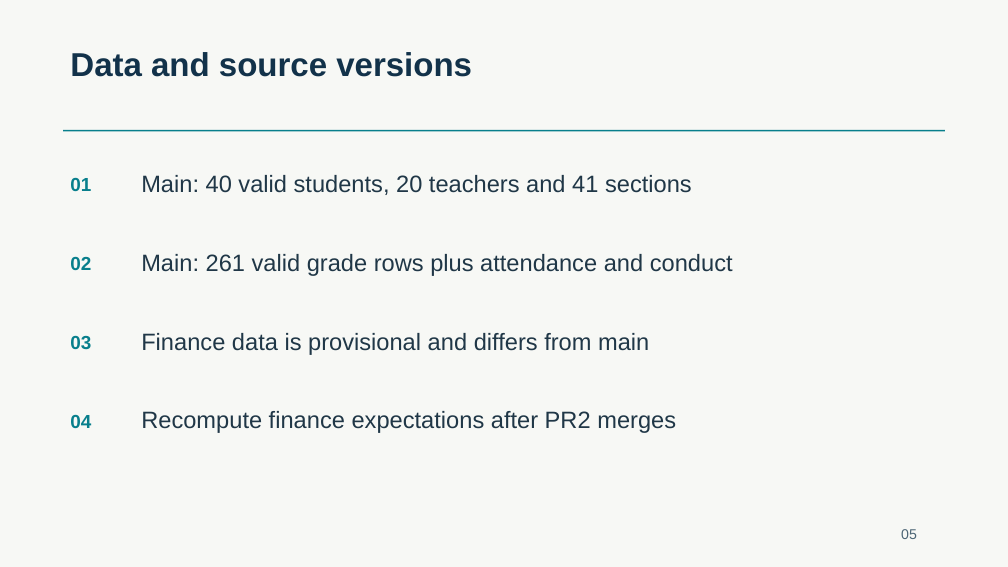
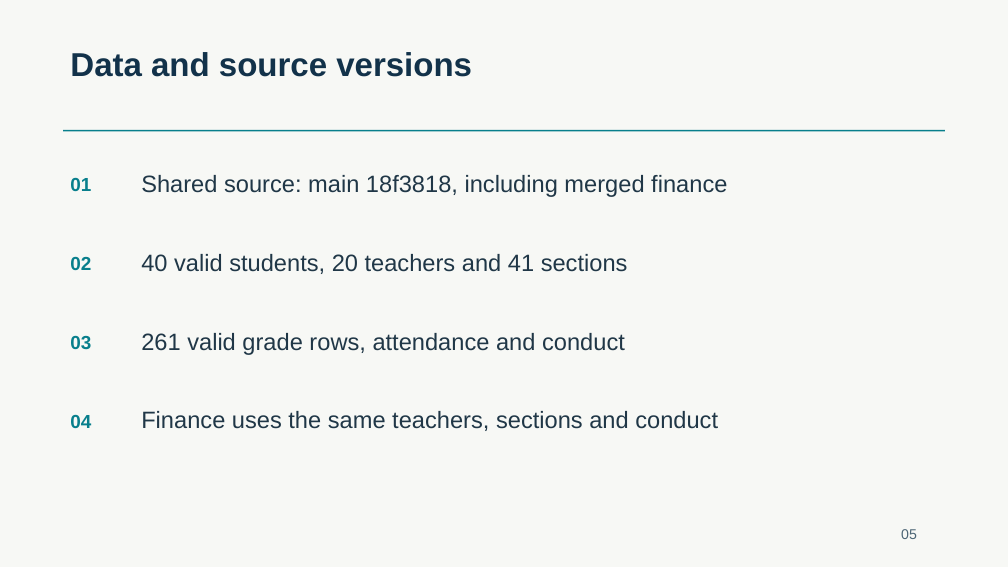
Before and after one commit to HaHiepThanh/mcp-ts, a slide deck: slide 5 of phase2/runs/khoa/MCP-TS-SDK-phase2.pptx. Drawn at 1008x567 pixels with LibreOffice and Linux fonts; fonts in the diff are those of the drawing. Boxes give left, top, right and bottom in pixels: in the first picture for what was removed or moved away, otherwise in the second. Text is boxed around its words. In the diff, an @@ line names an element or a change of style, - is before the commit and + after.

Commit message:
fix(phase2): finish Khoa review on shared finance dataset

```diff
--- a/phase2/runs/khoa/MCP-TS-SDK-phase2.pptx
+++ b/phase2/runs/khoa/MCP-TS-SDK-phase2.pptx
@@ text at [141, 175, 727, 197]: text changed @@
-Main: 40 valid students, 20 teachers and 41 sections
+Shared source: main 18f3818, including merged finance
@@ text at [141, 254, 628, 274]: text changed @@
-Main: 261 valid grade rows plus attendance and conduct
+40 valid students, 20 teachers and 41 sections
@@ text at [141, 333, 625, 355]: text changed @@
-Finance data is provisional and differs from main
+261 valid grade rows, attendance and conduct
@@ text at [141, 411, 718, 431]: text changed @@
-Recompute finance expectations after PR2 merges
+Finance uses the same teachers, sections and conduct
```
Also in this commit, not shown: 12 other slides changed, 25 other files.
